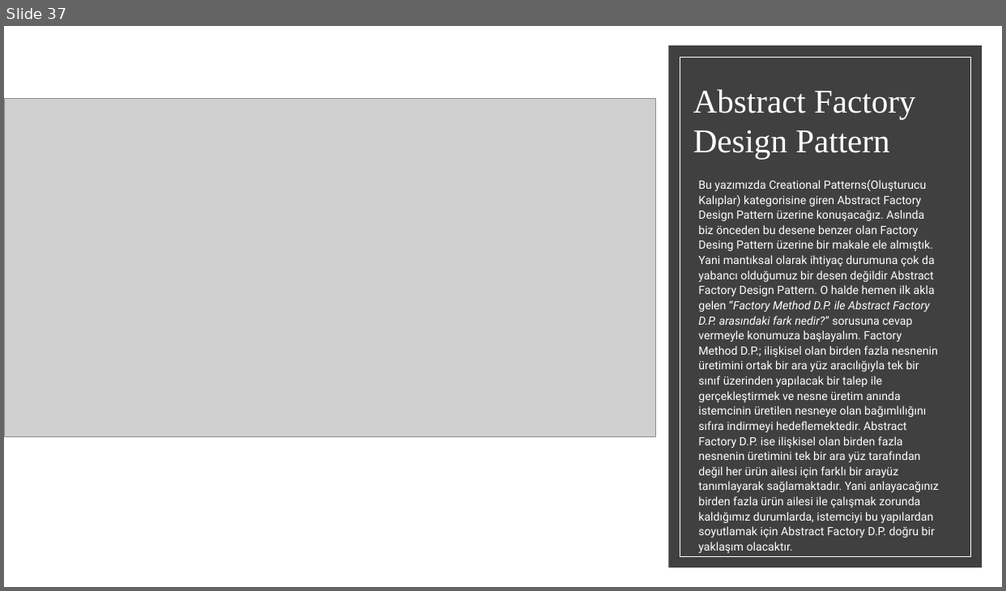
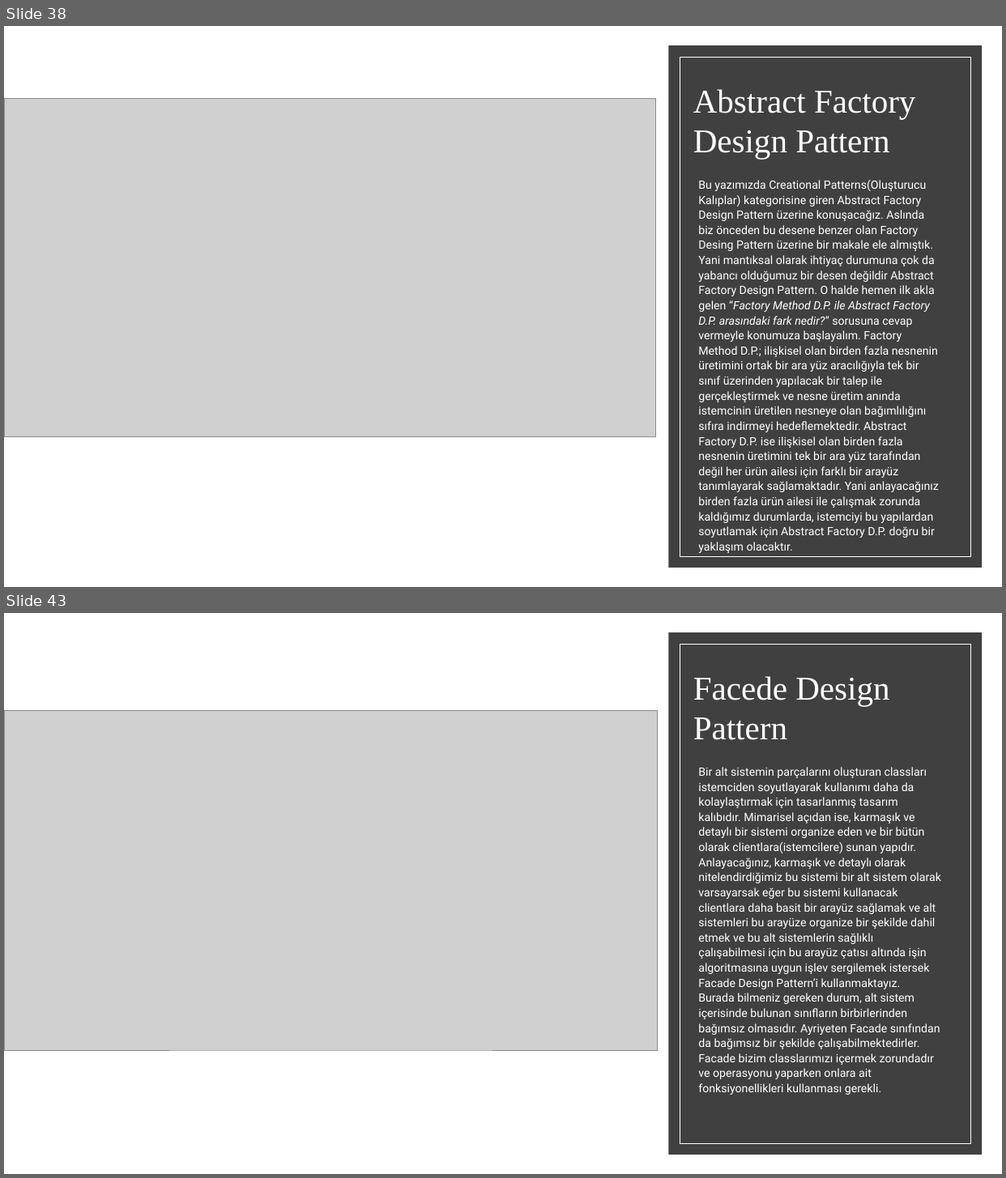
Before and after one commit to bnymnclskn01/BEM-Egitim, a slide deck: Bilişim eğitim merkezi.pptx. Shown one above the other, each under a label of ours: slide 37 before the commit, slides 38 and 43 after it; the slides between them are not shown. The pictures are 1006x591 and 1006x1178 pixels, drawn with LibreOffice and Linux fonts; fonts in the diff are those of the drawing; grey boxes stand for pictures. Boxes give left, top, right and bottom in pixels: in the first picture for what was removed or moved away, otherwise in the second. Text is boxed around its words. In the diff, an @@ line names an element or a change of style, - is before the commit and + after.

```diff
--- a/Bilişim eğitim merkezi.pptx
+++ b/Bilişim eğitim merkezi.pptx
@@ slide 43 added at (4,613,1002,1174), background #FFFFFF; not listed: 2 template elements that a slide beside it also shows @@
@@ title added at (693,676,889,740), 32 pt, text #FFFFFF @@
+Facede Design Pattern
@@ picture added at (4,710,658,1050) @@
@@ text added at (698,767,941,1095), 11 pt, text #FFFFFF @@
+Bir alt sistemin parçalarını oluşturan classları istemciden soyutlayarak kullanımı daha da kolaylaştırmak için tasarlanmış tasarım kalıbıdır. Mimarisel açıdan ise, karmaşık ve detaylı bir sistemi organize eden ve bir bütün olarak clientlara(istemcilere) sunan yapıdır. Anlayacağınız, karmaşık ve detaylı olarak nitelendirdiğimiz bu sistemi bir alt sistem olarak varsayarsak eğer bu sistemi kullanacak clientlara daha basit bir arayüz sağlamak ve alt sistemleri bu arayüze organize bir şekilde dahil etmek ve bu alt sistemlerin sağlıklı çalışabilmesi için bu arayüz çatısı altında işin algoritmasına uygun işlev sergilemek istersek Facade Design Pattern’i kullanmaktayız. Burada bilmeniz gereken durum, alt sistem içerisinde bulunan sınıfların birbirlerinden bağımsız olmasıdır. Ayriyeten Facade sınıfından da bağımsız bir şekilde çalışabilmektedirler.
+Facade bizim classlarımızı içermek zorundadır ve operasyonu yaparken onlara ait fonksiyonellikleri kullanması gerekli.
@@ what was slide 37 is now slide 38 @@
```
Also in this commit, not shown: 11 other slides added, 1 slide removed.
